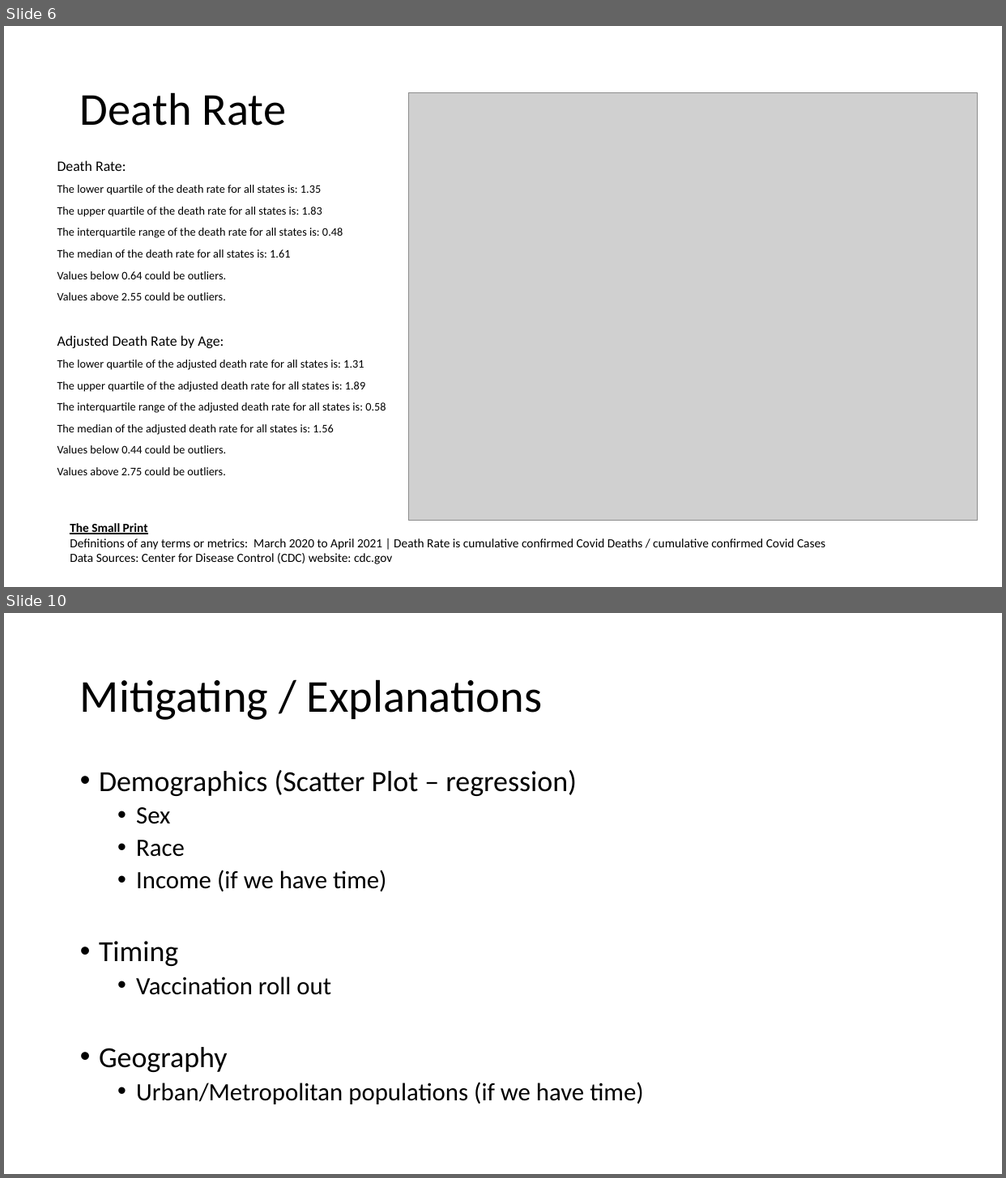
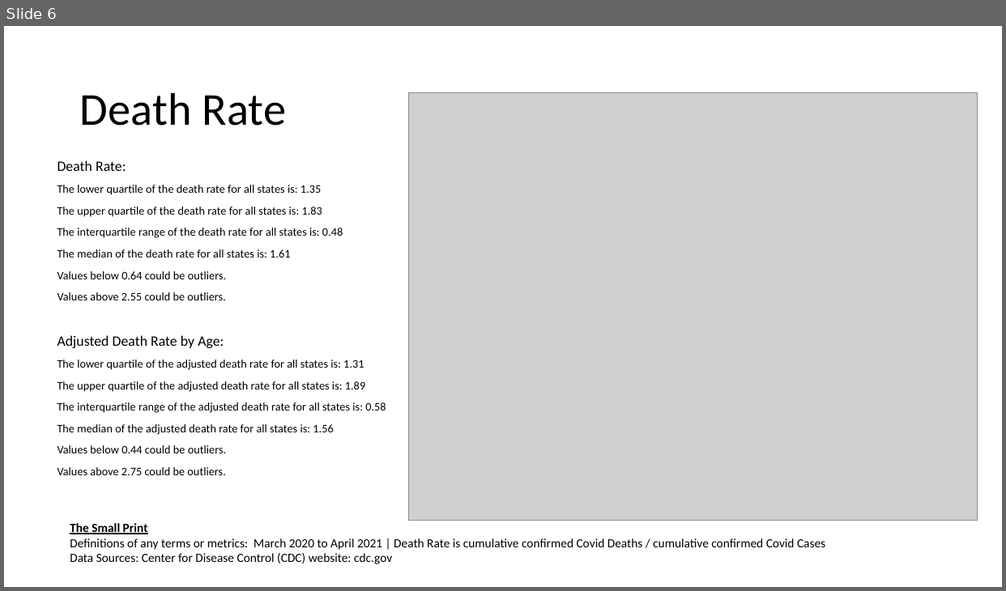
Before and after one commit to jenniecinelli/project_one, a slide deck: Folder0/Presentation.pptx. Shown one above the other, each under a label of ours: slides 6 and 10 before the commit, slide 6 after it; the slides between them are not shown. The pictures are 1006x1178 and 1006x591 pixels, drawn with LibreOffice and Linux fonts; fonts in the diff are those of the drawing; grey boxes stand for pictures. Boxes give left, top, right and bottom in pixels: in the first picture for what was removed or moved away, otherwise in the second. Text is boxed around its words. In the diff, an @@ line names an element or a change of style, - is before the commit and + after.

```diff
--- a/Folder0/Presentation.pptx
+++ b/Folder0/Presentation.pptx
@@ slide 10 removed at [4,613,1002,1174], background #FFFFFF @@
@@ title removed at [80,679,543,720] @@
-Mitigating / Explanations
@@ text removed at [99,770,643,1105] @@
-• Demographics (Scatter Plot – regression)
-  • Sex
-  • Race
-  • Income (if we have time)
-• Timing
-  • Vaccination roll out
-• Geography
-  • Urban/Metropolitan populations (if we have time)
```
Also in this commit, not shown: 13 slides changed, 1 other slide removed, 6 other files.
